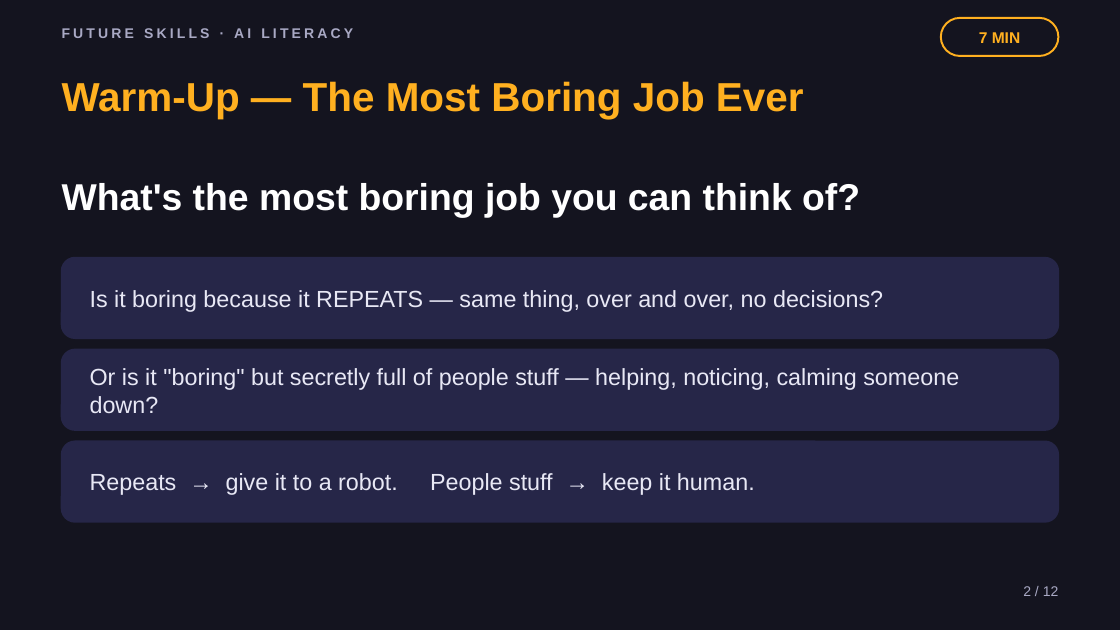
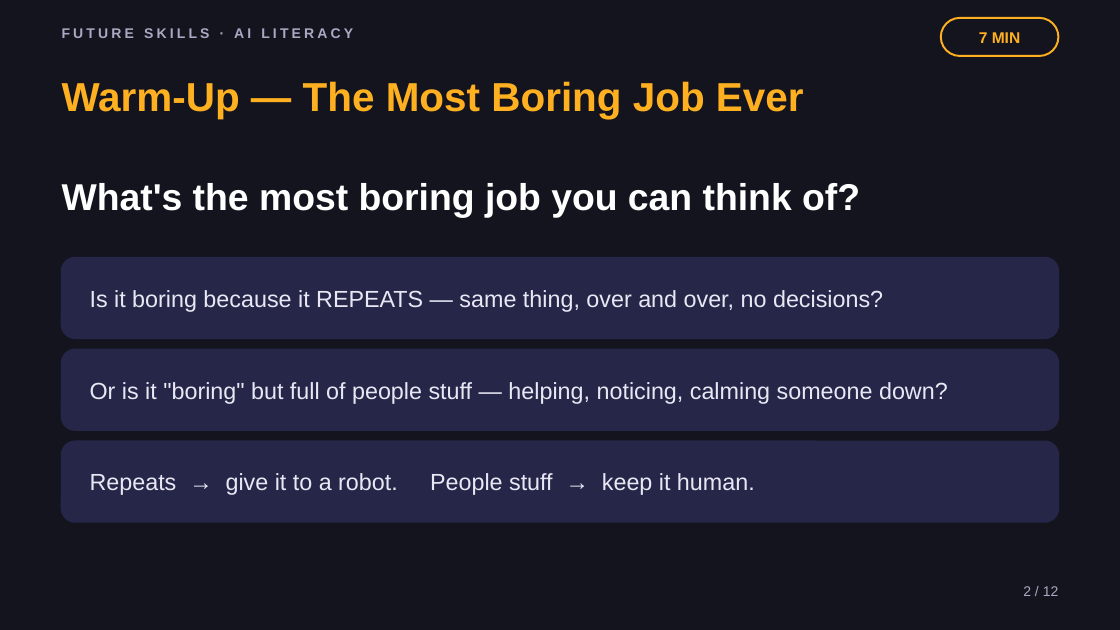
Before and after one commit to phiunit/tptphi, a slide deck: slide 2 of products/ai-boring-work/dist/Robots Do the Boring Work - Slides.pptx. Drawn at 1120x630 pixels with LibreOffice and Linux fonts; fonts in the diff are those of the drawing. Boxes give left, top, right and bottom in pixels: in the first picture for what was removed or moved away, otherwise in the second. Text is boxed around its words. In the diff, an @@ line names an element or a change of style, - is before the commit and + after.

```diff
--- a/products/ai-boring-work/dist/Robots Do the Boring Work - Slides.pptx
+++ b/products/ai-boring-work/dist/Robots Do the Boring Work - Slides.pptx
@@ text at (90,382,948,404): text changed @@
-Or is it "boring" but secretly full of people stuff — helping, noticing, calming someone down?
+Or is it "boring" but full of people stuff — helping, noticing, calming someone down?
```
Also in this commit, not shown: 8 other slides changed, 55 other files.
